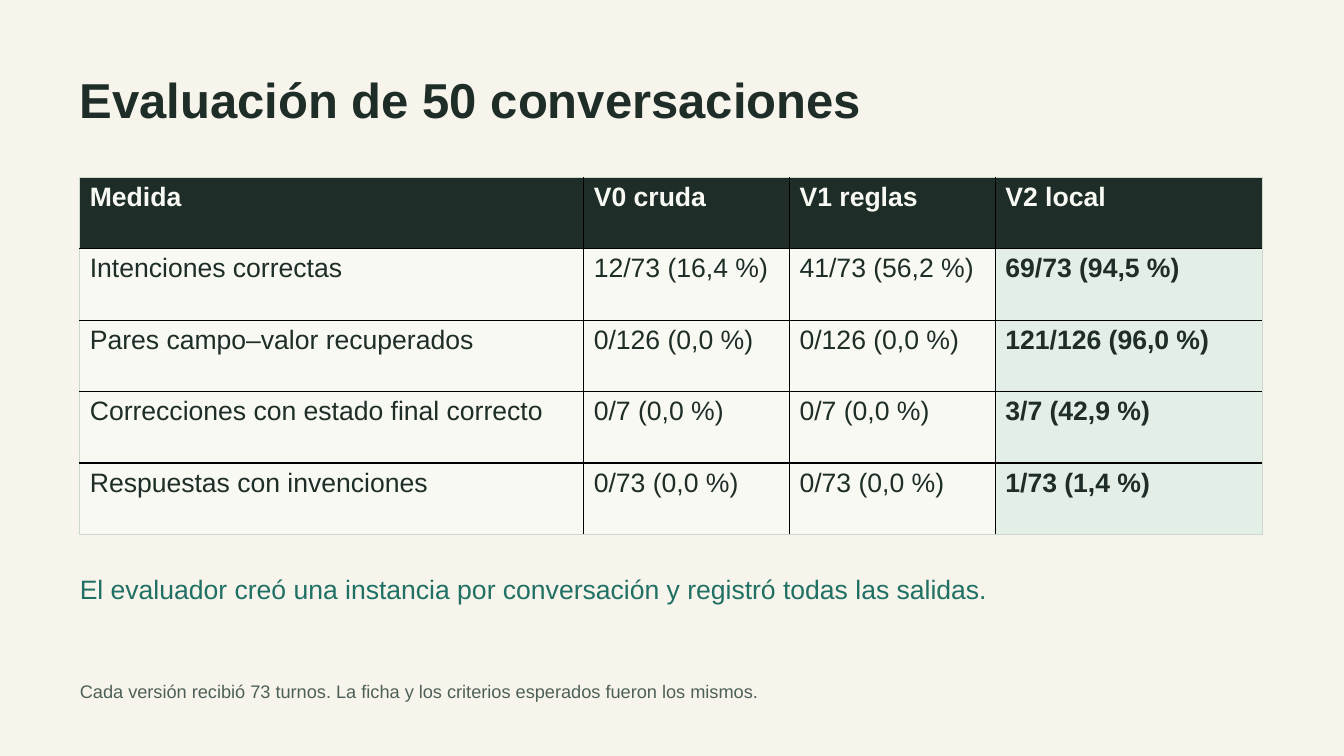
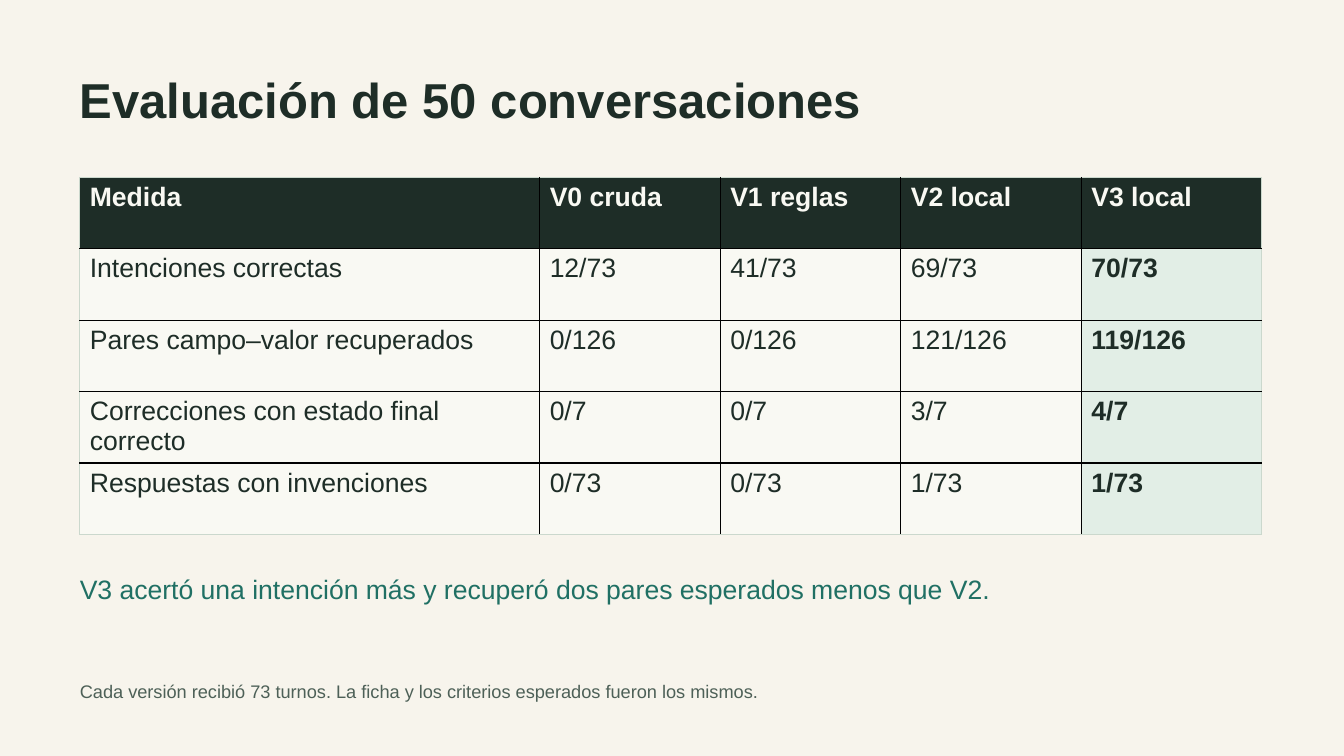
Before and after one commit to skratttt/langchi-peluqueria, a slide deck: slide 5 of presentacion/Defensa_LangChi.pptx. Drawn at 1344x756 pixels with LibreOffice and Linux fonts; fonts in the diff are those of the drawing. Boxes give left, top, right and bottom in pixels: in the first picture for what was removed or moved away, otherwise in the second. Text is boxed around its words. In the diff, an @@ line names an element or a change of style, - is before the commit and + after.

```diff
--- a/presentacion/Defensa_LangChi.pptx
+++ b/presentacion/Defensa_LangChi.pptx
@@ table at (80,177,1261,534) @@
-column 2: V0 cruda | 12/73 (16,4 %) | 0/126 (0,0 %) | 0/7 (0,0 %) | 0/73 (0,0 %)
-column 3: V1 reglas | 41/73 (56,2 %) | 0/126 (0,0 %) | 0/7 (0,0 %) | 0/73 (0,0 %)
-column 4: V2 local | 69/73 (94,5 %) | 121/126 (96,0 %) | 3/7 (42,9 %) | 1/73 (1,4 %)
+column 2: V0 cruda | 12/73 | 0/126 | 0/7 | 0/73
+column 3: V1 reglas | 41/73 | 0/126 | 0/7 | 0/73
+column 4: V2 local | 69/73 | 121/126 | 3/7 | 1/73
+column 5: V3 local | 70/73 | 119/126 | 4/7 | 1/73
@@ text at (80,579,990,605): text changed @@
-El evaluador creó una instancia por conversación y registró todas las salidas.
+V3 acertó una intención más y recuperó dos pares esperados menos que V2.
```
Also in this commit, not shown: 3 other slides changed, 7 other files.
